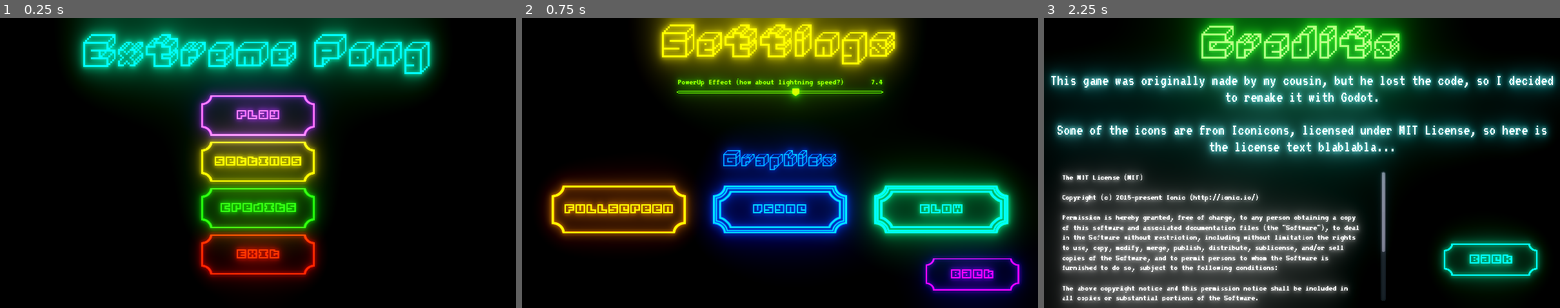
Above: before the commit, frames 1-3 (left to right).
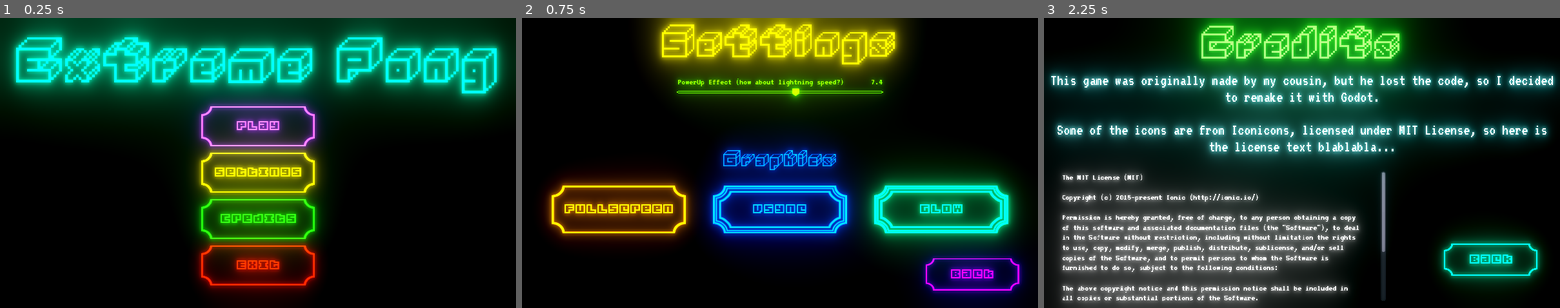
Above: after the commit, the same moments.

Repository: swip3798/ExtremePong
Game: Godot game, scene res://Objects/Main Menu.tscn
The game is run twice, just before and just after one commit, with the same random seed, the same clock (stepped at 60 frames per second) and the same inputs.
Inputs:
- Up to frame 1 (0.25 s): no input
- Up to frame 2 (0.75 s): click "Settings" at 0.5 s
- Up to frame 3 (2.25 s): click "Back" at 1.25 s; click "Credits" at 2 s

The runs differ from the first frame. In frame 1, 36% of the frame differs, in the area x 0-100%, y 0-96%; in frame 2, less than 0.1%; in frame 3, nothing differs.

Commit message:
Added splash screen

Diff:
--- a/Objects/Credits.tscn
+++ b/Objects/Credits.tscn
@@ -7,7 +7,7 @@
 [ext_resource path="res://res/Slider Font.tres" type="DynamicFont" id=5]
 [ext_resource path="res://Objects/RetroButton.tscn" type="PackedScene" id=6]
 
-[node name="Credits" type="Control" index="0"]
+[node name="Credits" type="Control"]
 
 anchor_left = 0.0
 anchor_top = 0.0
@@ -73,7 +73,7 @@
 max_lines_visible = -1
 _sections_unfolded = [ "Rect", "Visibility", "custom_fonts" ]
 
-[node name="RichTextLabel" type="RichTextLabel" parent="." index="3"]
+[node name="MIT License" type="RichTextLabel" parent="." index="3"]
 
 anchor_left = 0.0
 anchor_top = 0.0
--- a/Objects/Main Menu.tscn
+++ b/Objects/Main Menu.tscn
@@ -1,7 +1,7 @@
 [gd_scene load_steps=7 format=2]
 
 [ext_resource path="res://Objects/Main Menu.gd" type="Script" id=1]
-[ext_resource path="res://res/Main Menu.tres" type="DynamicFont" id=2]
+[ext_resource path="res://res/Splash Font.tres" type="DynamicFont" id=2]
 [ext_resource path="res://Objects/WorldEnvironment.tscn" type="PackedScene" id=3]
 [ext_resource path="res://Objects/RetroButton.tscn" type="PackedScene" id=4]
 [ext_resource path="res://assets/Buttonhover.png" type="Texture" id=5]
@@ -48,7 +48,7 @@
 				add_color_override(\"font_color\", Color(\"00ebbe\"))
 			state += 1"
 
-[node name="Main Menu" type="Control"]
+[node name="Main Menu" type="Control" index="0"]
 
 anchor_left = 0.0
 anchor_top = 0.0
@@ -110,9 +110,9 @@
 anchor_right = 0.5
 anchor_bottom = 0.5
 margin_left = -141.0
-margin_top = -168.0
+margin_top = -141.0
 margin_right = 141.0
-margin_bottom = -68.0
+margin_bottom = -41.0
 focus_neighbour_top = NodePath("../Exit")
 focus_neighbour_bottom = NodePath("../Settings")
 focus_next = NodePath("../Settings")
@@ -124,9 +124,9 @@
 
 modulate = Color( 1, 0.960938, 0, 1 )
 margin_left = 499.0
-margin_top = 307.0
+margin_top = 334.0
 margin_right = 781.0
-margin_bottom = 407.0
+margin_bottom = 434.0
 focus_neighbour_top = NodePath("../PlayButton")
 focus_neighbour_bottom = NodePath("../Exit")
 focus_next = NodePath("../Exit")
@@ -137,9 +137,9 @@
 
 modulate = Color( 1, 0.1875, 0, 1 )
 margin_left = 499.0
-margin_top = 537.0
+margin_top = 564.0
 margin_right = 781.0
-margin_bottom = 637.0
+margin_bottom = 664.0
 focus_neighbour_top = NodePath("../Settings")
 focus_neighbour_bottom = NodePath("../PlayButton")
 focus_next = NodePath("../PlayButton")
@@ -150,9 +150,9 @@
 
 modulate = Color( 0.162842, 1, 0.15625, 1 )
 margin_left = 499.0
-margin_top = 422.0
+margin_top = 449.0
 margin_right = 781.0
-margin_bottom = 522.0
+margin_bottom = 549.0
 _sections_unfolded = [ "Rect", "Textures", "Visibility" ]
 
 [connection signal="gui_input" from="Title" to="." method="_on_Title_gui_input"]
--- a/project.godot
+++ b/project.godot
@@ -16,6 +16,7 @@
 
 config/name="ExtremePong"
 run/main_scene="res://Objects/Main Menu.tscn"
+boot_splash/image="res://splash_screen.png"
 config/icon="res://icon.png"
 
 [debug]
--- /dev/null
+++ b/res/Splash Font.tres
@@ -0,0 +1,11 @@
+[gd_resource type="DynamicFont" load_steps=2 format=2]
+
+[ext_resource path="res://assets/fonts/3d-thirteen-pixel-fonts/3D-Thirteen-Pixel-Fonts.ttf" type="DynamicFontData" id=1]
+
+[resource]
+
+size = 214
+use_mipmaps = false
+use_filter = false
+font_data = ExtResource( 1 )
+_sections_unfolded = [ "Font", "Settings" ]
--- /dev/null
+++ b/res/Splash Screen.gd
@@ -0,0 +1,14 @@
+extends Control
+
+func _ready():
+	get_viewport().set_clear_mode(Viewport.CLEAR_MODE_ONLY_NEXT_FRAME)
+	# Let two frames pass to make sure the screen was captured
+	yield(get_tree(), "idle_frame")
+	yield(get_tree(), "idle_frame")
+
+	# Retrieve the captured image
+	var img = get_viewport().get_texture().get_data()
+
+	# Flip it on the y-axis (because it's flipped)
+	img.flip_y()
+	img.save_png("splash_screen.png")
--- /dev/null
+++ b/res/Splash Screen.tscn
@@ -0,0 +1,65 @@
+[gd_scene load_steps=6 format=2]
+
+[ext_resource path="res://res/Splash Screen.gd" type="Script" id=1]
+[ext_resource path="res://res/Splash Font.tres" type="DynamicFont" id=2]
+[ext_resource path="res://Objects/LevelEnvironment.tscn" type="PackedScene" id=3]
+[ext_resource path="res://Objects/Player.tscn" type="PackedScene" id=4]
+[ext_resource path="res://Objects/Ball.tscn" type="PackedScene" id=5]
+
+[node name="Splash Screen" type="Control" index="0"]
+
+anchor_left = 0.0
+anchor_top = 0.0
+anchor_right = 1.0
+anchor_bottom = 1.0
+rect_pivot_offset = Vector2( 0, 0 )
+rect_clip_content = false
+mouse_filter = 0
+mouse_default_cursor_shape = 0
+size_flags_horizontal = 1
+size_flags_vertical = 1
+script = ExtResource( 1 )
+
+[node name="Label" type="Label" parent="." index="0"]
+
+modulate = Color( 0.328125, 1, 0.527588, 1 )
+anchor_left = 0.0
+anchor_top = 0.0
+anchor_right = 1.0
+anchor_bottom = 1.0
+rect_pivot_offset = Vector2( 0, 0 )
+rect_clip_content = false
+mouse_filter = 2
+mouse_default_cursor_shape = 0
+size_flags_horizontal = 1
+size_flags_vertical = 4
+custom_fonts/font = ExtResource( 2 )
+text = "Extreme Pong"
+align = 1
+valign = 1
+percent_visible = 1.0
+lines_skipped = 0
+max_lines_visible = -1
+_sections_unfolded = [ "Visibility", "custom_fonts" ]
+
+[node name="WorldEnvironment" parent="." index="1" instance=ExtResource( 3 )]
+
+[node name="Player" parent="." index="2" instance=ExtResource( 4 )]
+
+position = Vector2( 386.602, 574.222 )
+scale = Vector2( 0.5, 0.5 )
+_sections_unfolded = [ "Transform" ]
+
+[node name="Ball" parent="." index="3" instance=ExtResource( 5 )]
+
+modulate = Color( 0, 1, 0.0390625, 1 )
+position = Vector2( 541.684, 568.781 )
+scale = Vector2( 0.5, 0.5 )
+_sections_unfolded = [ "Transform", "Visibility" ]
+
+[node name="Player2" parent="." index="4" instance=ExtResource( 4 )]
+
+modulate = Color( 1, 0, 0.796875, 1 )
+position = Vector2( 781.11, 576.943 )
+scale = Vector2( 0.5, 0.5 )
+_sections_unfolded = [ "Transform", "Visibility" ]
Binary file added: splash_screen.png
Not shown, added: splash_screen.png.import
